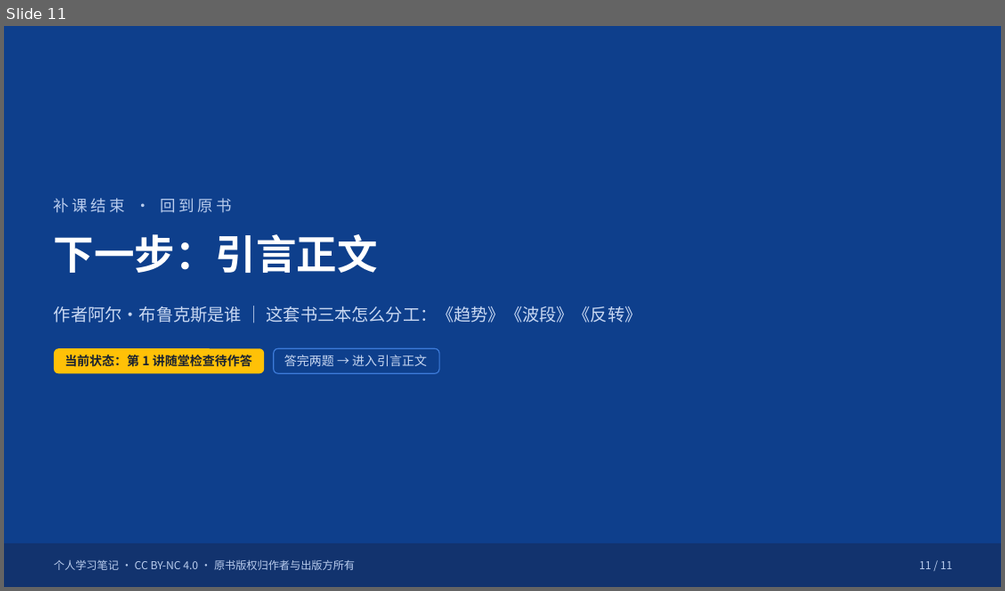
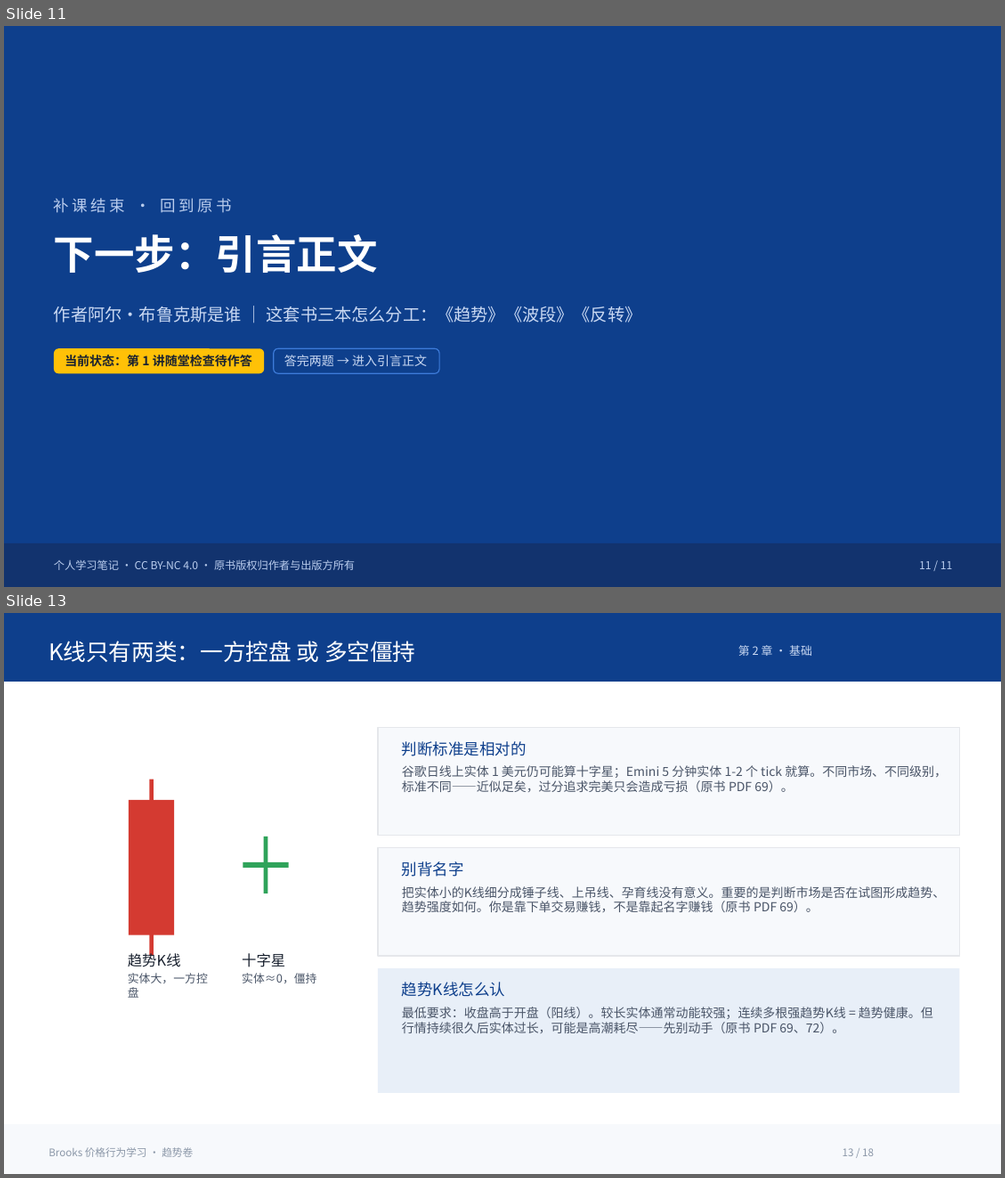
Before and after one commit to anniscutemoon/brooks-pa-study, a slide deck: books/trends/pptx-build/高级趋势技术分析_学习讲义.pptx. Shown one above the other, each under a label of ours: slide 11 before the commit, slides 11 and 13 after it; the slides between them are not shown. The pictures are 1005x591 and 1005x1178 pixels, drawn with LibreOffice and Linux fonts; fonts in the diff are those of the drawing. Boxes give left, top, right and bottom in pixels: in the first picture for what was removed or moved away, otherwise in the second. Text is boxed around its words. In the diff, an @@ line names an element or a change of style, - is before the commit and + after.

Commit message:
PPT追加第2章7页（她说第6课难要多做PPT）：章节页/K线两类/四种人/高潮≠反转/真空效应/买压卖压/检查页

```diff
--- a/books/trends/pptx-build/高级趋势技术分析_学习讲义.pptx
+++ b/books/trends/pptx-build/高级趋势技术分析_学习讲义.pptx
@@ slide 13 added at box(4, 613, 1001, 1174), background #FFFFFF @@
@@ rectangle added at box(4, 613, 1001, 682), fill #0E3F8C @@
@@ text added at box(48, 641, 416, 662), 22 pt, text #FFFFFF @@
+K线只有两类：一方控盘 或 多空僵持
@@ text added at box(738, 645, 812, 656), 11 pt, text #C9D8F2 @@
+第 2 章 · 基础
@@ rectangle added at box(378, 728, 960, 835), fill #F7F9FC, outline #E5E7EB 1 pt @@
@@ text added at box(402, 741, 526, 756), 15 pt, text #0E3F8C @@
+判断标准是相对的
@@ text added at box(402, 765, 947, 792), 12 pt, text #4A5568 @@
+谷歌日线上实体 1 美元仍可能算十字星；Emini 5 分钟实体 1-2 个 tick 就算。不同市场、不同级别，标准不同——近似足矣，过分追求完美只会造成亏损（原书 PDF 69）。
@@ rectangle added at box(149, 779, 154, 956), fill #D43A31 @@
@@ rectangle added at box(129, 800, 175, 935), fill #D43A31 @@
@@ rectangle added at box(264, 836, 268, 893), fill #2FA35A @@
@@ rectangle added at box(378, 848, 960, 956), fill #F7F9FC, outline #E5E7EB 1 pt @@
@@ rectangle added at box(243, 862, 288, 868), fill #2FA35A @@
@@ text added at box(402, 861, 464, 876), 15 pt, text #0E3F8C @@
+别背名字
@@ text added at box(402, 886, 945, 912), 12 pt, text #4A5568 @@
+把实体小的K线细分成锤子线、上吊线、孕育线没有意义。重要的是判断市场是否在试图形成趋势、趋势强度如何。你是靠下单交易赚钱，不是靠起名字赚钱（原书 PDF 69）。
@@ text added at box(128, 950, 181, 967), 14 pt, text #1A2230 @@
+趋势K线
@@ text added at box(242, 953, 285, 967), 14 pt, text #1A2230 @@
+十字星
@@ text added at box(128, 973, 208, 997), 11 pt, text #4A5568 @@
+实体大，一方控盘
@@ text added at box(242, 973, 316, 983), 11 pt, text #4A5568 @@
+实体≈0，僵持
@@ rectangle added at box(378, 968, 960, 1093), fill #E8EFF8 @@
@@ text added at box(402, 981, 505, 997), 15 pt, text #0E3F8C @@
+趋势K线怎么认
@@ text added at box(402, 1006, 933, 1033), 12 pt, text #4A5568 @@
+最低要求：收盘高于开盘（阳线）。较长实体通常动能较强；连续多根强趋势K线 = 趋势健康。但行情持续很久后实体过长，可能是高潮耗尽——先别动手（原书 PDF 69、72）。
@@ rectangle added at box(4, 1124, 1001, 1174), fill #F7F9FC @@
@@ text added at box(48, 1147, 193, 1157), 10 pt, text #8B97A8 @@
+Brooks 价格行为学习 · 趋势卷
@@ text added at box(842, 1148, 874, 1156), 10 pt, text #8B97A8 @@
+13 / 18
```
Also in this commit, not shown: 6 other slides added.
